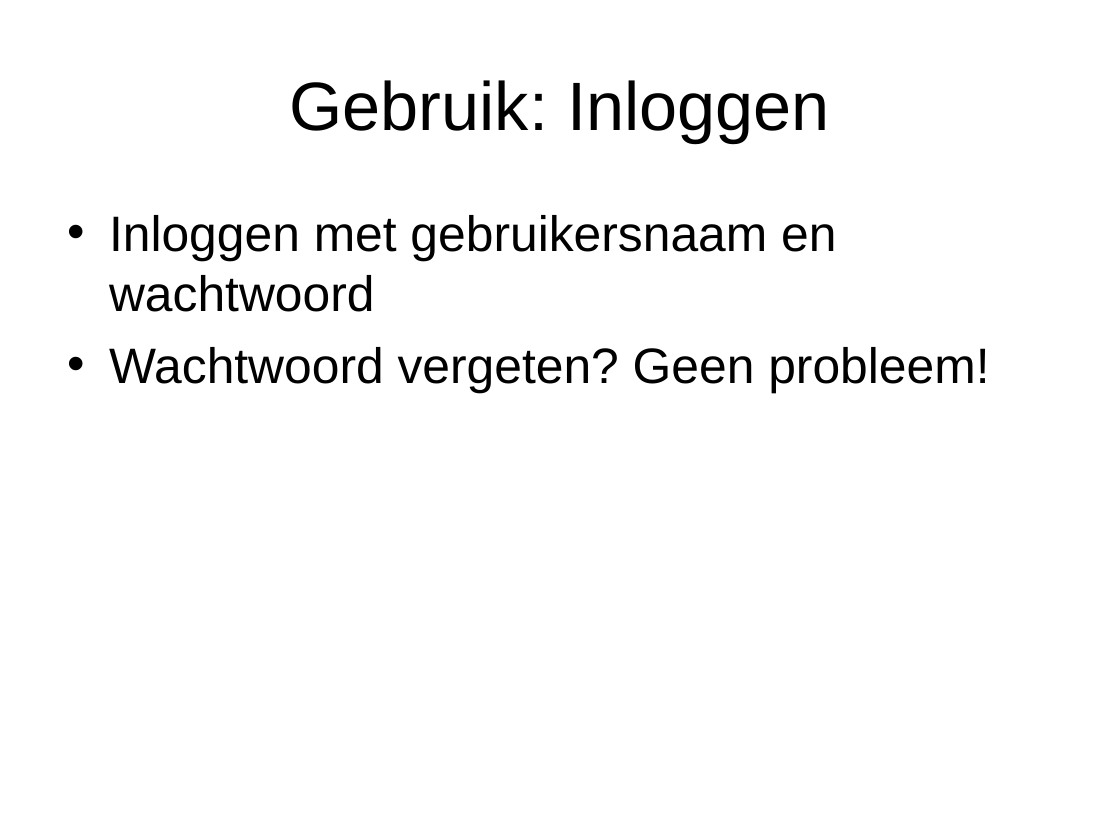
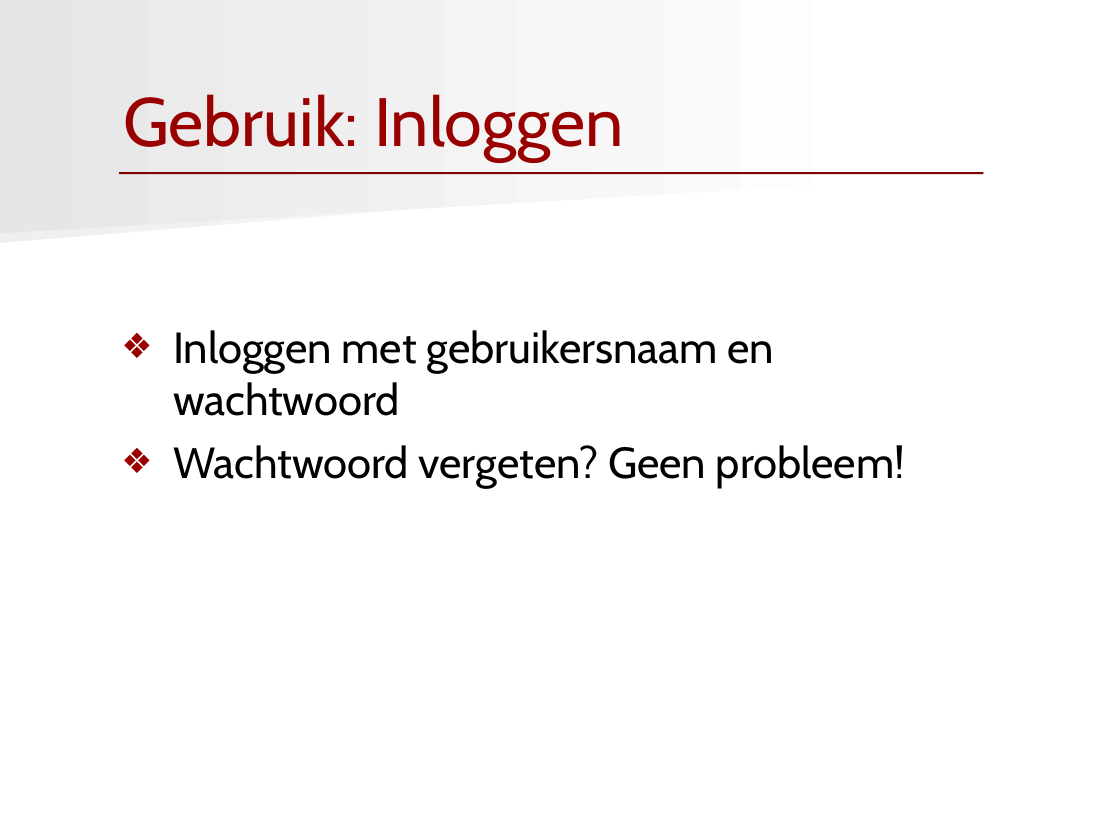
Before and after one commit to jroeting/RodaSupportForum, a slide deck: slide 7 of documents/RodaPresentatie.ppt. Drawn at 1120x840 pixels with LibreOffice and Linux fonts; fonts in the diff are those of the drawing. Boxes give left, top, right and bottom in pixels: in the first picture for what was removed or moved away, otherwise in the second. Text is boxed around its words. In the diff, an @@ line names an element or a change of style, - is before the commit and + after.

```diff
--- a/documents/RodaPresentatie.ppt
+++ b/documents/RodaPresentatie.ppt
@@ freeform shape added at bbox=[0, 0, 887, 233], fill gradient #FFFFFF to #E6E6E6 @@
@@ title "Gebruik: Inloggen": place and size @@
-title "Gebruik: Inloggen" at bbox=[290, 80, 829, 143]
+title "Gebruik: Inloggen" at bbox=[123, 94, 624, 162]
@@ title "Gebruik: Inloggen" at bbox=[123, 94, 624, 162]: font Arial to Cabin, text colour #000000 to #990000; alignment centre to left @@
@@ freeform shape added at bbox=[0, 113, 872, 242], fill gradient #FFFFFF to #EFEFEF @@
@@ line added from (119, 174) to (983, 174), #800000 1.25 pt @@
@@ text "Inloggen met gebruikersnaam en wachtwoord": place and size @@
-text "Inloggen met gebruikersnaam en wachtwoord" at bbox=[109, 215, 989, 393]
+text "Inloggen met gebruikersnaam en wachtwoord" at bbox=[173, 330, 905, 489]
@@ text "Inloggen met gebruikersnaam en wachtwoord" at bbox=[173, 330, 905, 489]: size 32 to 28 pt, font Arial to Cabin; bullet • to ❖; less space between paragraphs; bullet colour #000000 to #990000 @@
```
Also in this commit, not shown: 14 other slides changed, 1 other file.
